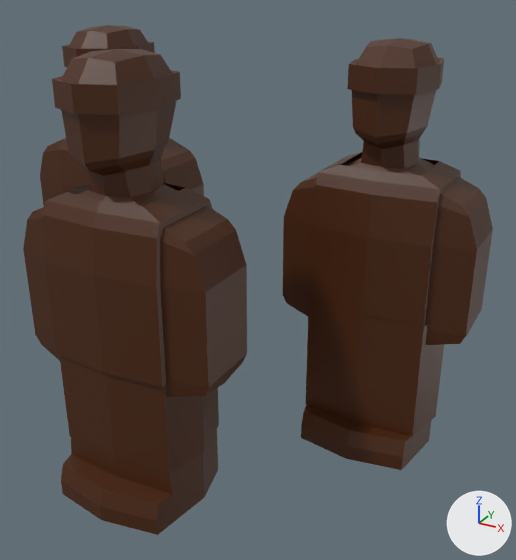
The FBX model Assets/files/gangs/models/lsv/lsv.fbx: old version first, new version second.
Camera for both pictures: a camera (50 mm lens) standing at (2.05, -2.49, 2.58) and looking at (0.35, 0.61, 1.03). The lights are fixed; the arrows at lower right show +X, +Y and +Z. Where no turn or scale is listed for an object, it has been applied to the vertices.

Script lines for the objects in view, before the commit:
```python
ob_bandan = bpy.data.objects.new('bandan', me_cube_002)
ob_bandan.location = (0.0, -0.003, 1.294)
ob_bandan_002 = bpy.data.objects.new('bandan.002', me_cube_016)
ob_bandan_002.location = (0.892, 1.051, 1.294)
ob_boots = bpy.data.objects.new('boots', me_cube_007)
ob_boots.location = (0.0, -0.001, 1.373)
ob_shorts = bpy.data.objects.new('shorts', me_cube_006)
ob_shorts.location = (0.0, -0.001, 1.346)
ob_shorts_002 = bpy.data.objects.new('shorts.002', me_cube_014)
ob_shorts_002.location = (0.892, 1.052, 1.587)
ob_skin_001 = bpy.data.objects.new('skin.001', me_cube_009)
ob_skin_001.location = (-0.899, 1.029, 1.342)
ob_skin_002 = bpy.data.objects.new('skin.002', me_cube_017)
ob_skin_002.location = (0.892, 1.052, 1.342)
ob_torso = bpy.data.objects.new('torso', me_cube_003)
ob_torso.location = (0.0, -0.001, 1.347)
ob_torso_001 = bpy.data.objects.new('torso.001', me_cube_015)
ob_torso_001.location = (0.892, 1.052, 1.347)
# also in view: 'boots.002' at (0.89, 0.98, 0.19); 'skin' at (0.0, -0.07, 1.13)
```
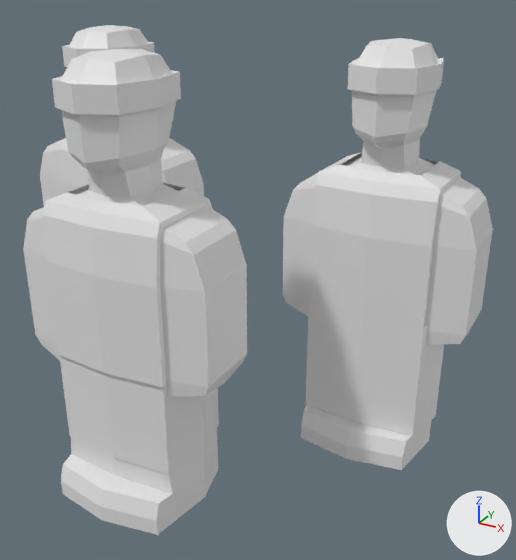
The newer file is also turned or shifted as a whole; pictures and numbers use the older file's frame.

Location of each change, [x1, y1, x2, y2] in pixels of the pictures (516 x 560 px):
'skin', recoloured (brown to grey)
    both: [23, 49, 247, 397]
'torso', recoloured (brown to grey)
    both: [42, 183, 213, 387]
'skin.002', recoloured (brown to grey)
    both: [283, 38, 493, 345]
'torso.001', recoloured (brown to grey)
    both: [310, 152, 461, 327]
'shorts.002', recoloured (brown to grey)
    both: [306, 300, 444, 436]
'shorts', recoloured (brown to grey)
    both: [59, 355, 219, 474]
'boots', recoloured (brown to grey)
    both: [61, 430, 218, 535]
'skin.001', recoloured (brown to grey)
    both: [40, 25, 204, 205]
'boots.002', recoloured (brown to grey)
    both: [301, 405, 431, 470]
'bandan', recoloured (brown to grey)
    both: [52, 70, 181, 115]
'bandan.002', recoloured (brown to grey)
    both: [347, 58, 444, 95]
'bandan.001', recoloured (brown to grey)
    both: [62, 42, 155, 67]

What changed in the scene script:
```text
Change me_cube_016:
    where me_cube_016.from_pydata(...)  # 32 vertices, 32 faces; spans x -0.217..0.217, y -0.292..0.275, z 0.735..0.853
    remove me_cube_016.materials.append(mat_skin_015)  # brown #4a2200
Change me_cube_017:
    where me_cube_017.from_pydata(...)  # 170 vertices, 168 faces; spans x -0.53..0.53, y -0.38..0.25, z -1.33..0.91
    remove me_cube_017.materials.append(mat_skin_016)  # brown #4a2200
Change me_cube_007:
    where me_cube_007.from_pydata(...)  # 49 vertices, 44 faces; spans x -0.364..0.364, y -0.394..0.253, z -1.359..-1.008
    remove me_cube_007.materials.append(mat_skin_006)  # brown #4a2200
Change me_cube:
    where me_cube.from_pydata(...)  # 170 vertices, 168 faces; spans x -0.53..0.53, y -0.38..0.25, z -1.33..0.91
    remove me_cube.materials.append(mat_skin)  # brown #4a2200
Change me_cube_012:
    where me_cube_012.from_pydata(...)  # 32 vertices, 32 faces; spans x -0.217..0.217, y -0.292..0.275, z 0.735..0.853
    remove me_cube_012.materials.append(mat_skin_011)  # brown #4a2200
Change me_cube_003:
    where me_cube_003.from_pydata(...)  # 40 vertices, 32 faces; spans x -0.322..0.322, y -0.274..0.274, z -0.535..0.289
    remove me_cube_003.materials.append(mat_skin_003)  # brown #4a2200
Change me_cube_013:
    where me_cube_013.from_pydata(...)  # 49 vertices, 44 faces; spans x -0.364..0.364, y -0.394..0.253, z -1.359..-1.008
    remove me_cube_013.materials.append(mat_skin_012)  # brown #4a2200
Change me_cube_009:
    where me_cube_009.from_pydata(...)  # 170 vertices, 168 faces; spans x -0.53..0.53, y -0.38..0.25, z -1.33..0.91
    remove me_cube_009.materials.append(mat_skin_008)  # brown #4a2200
Change me_cube_014:
    where me_cube_014.from_pydata(...)  # 40 vertices, 40 faces; spans x -0.386..0.386, y -0.281..0.281, z -1.395..-0.716
    remove me_cube_014.materials.append(mat_skin_013)  # brown #4a2200
Change me_cube_006:
    where me_cube_006.from_pydata(...)  # 40 vertices, 40 faces; spans x -0.374..0.374, y -0.26..0.26, z -1.035..-0.532
    remove me_cube_006.materials.append(mat_skin_005)  # brown #4a2200
Change me_cube_015:
    where me_cube_015.from_pydata(...)  # 40 vertices, 32 faces; spans x -0.322..0.322, y -0.274..0.274, z -0.535..0.289
    remove me_cube_015.materials.append(mat_skin_014)  # brown #4a2200
Change me_cube_002:
    where me_cube_002.from_pydata(...)  # 32 vertices, 32 faces; spans x -0.217..0.217, y -0.292..0.275, z 0.735..0.853
    remove me_cube_002.materials.append(mat_skin_002)  # brown #4a2200
```
